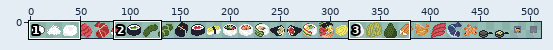
File history of a sprite sheet, images/objects.png. Above, an overview of the earlier version with the close-up marked.
Close-up. Old version:
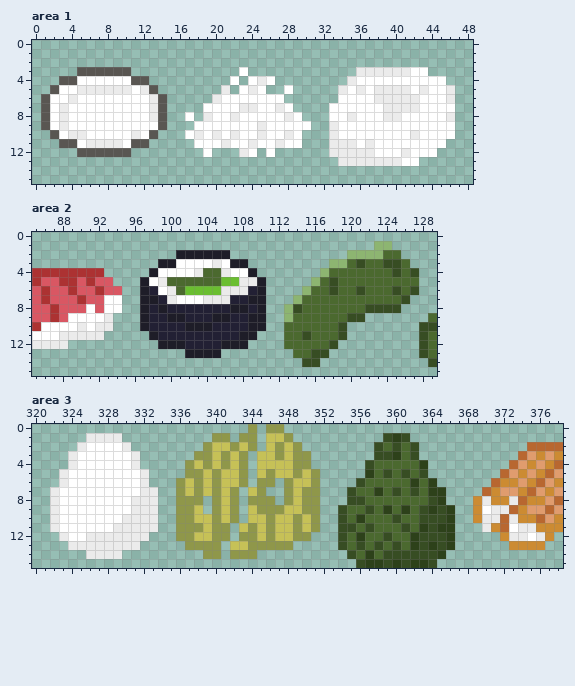
The file is 512x16 pixels. Colours within 5 levels of each other are drawn and written as one. Shown: area 1: x 0..48, y 0..15; area 2: x 85..129, y 0..15; area 3: x 320..378, y 0..15. The wide view leaves out empty margins. The commit also changed other parts of the picture, which this record leaves out.
After the commit:
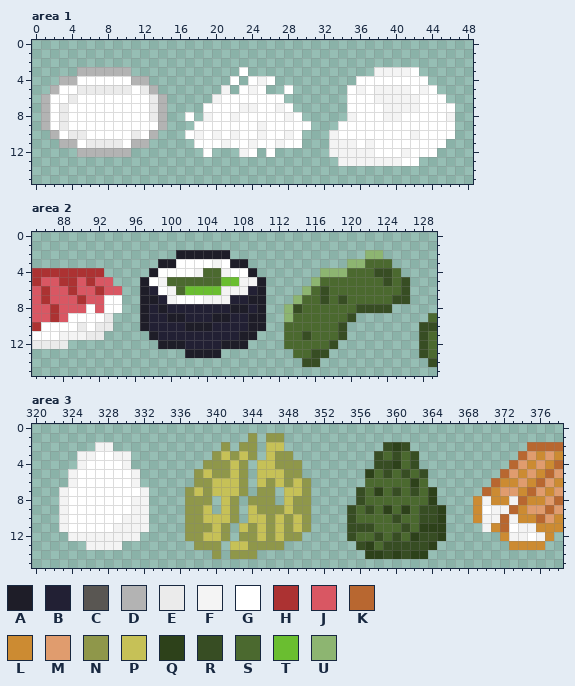
Palette (. is transparent): A #1e1d28  B #222034  C #595652  D #b3b3b3  E #ebebeb  F #f4f4f4  G #ffffff  H #ac3232  J #d95763  K #b86730  L #cc8b32  M #e09c6e  N #8f974a  P #c6c157  Q #2d411a  R #374d23  S #4b692f  T #6abe30  U #8db571
What changed:
Changed rows in their new state; - is an unchanged pixel.
Area 1:
first column x 1:
 3 ----DDDDDD-------------------------..FFFF-.---
 4 --DD------DD------------F---------.--------..-
 5 -D----------D-------F--F---------.-F-FFFF-F-..
 6 D------------D-----F-------------.---FFFFF---.
 7 D------------D--------FF--F-----..----FFFF----
 8 D------------D----F--F-----F----..F---FF-----F
 9 D------------D----------F-------.-------------
10 -D----------D----F-F-F--F--F----F--------F----
11 --DD------DD--------F--F--F-----FFF-F---------
12 ----DDDDDD------------F---------FFFFF---F-----
13 ---------------------------------FFFFFFF------
Area 2:
first column x 88:
 1 -----------------------------------..---
 2 --------------------------------..--..--
 3 -----------------F------------..UU--S..-
 4 ---------------F--F-----------UU---RRS..
 5 -----------F--------FF--------S-----R-R.
 6 ------------F-----FFF--------RS--S---SR.
 7 ------------F---FFF----------R-R-----R--
 8 ---------------------------------R---.--
 9 ---------------------------------.------
11 FFF-------------------------------------
Area 3:
first column x 322:
 0 ----------------------.-..-----------------------------
 1 ----....----------..-.--NN.----------...---------------
 2 ---..FF..--------..N.N---P..--------.RQR.--------------
 3 --.FF--FF.------..NPNPN.--N..--------SR----------------
 4 --.F----F.-----..-N------NN-.------.RRQ-R.-------------
 5 -.F------F.----.---N----P-N-..-------------------------
 6 -.F------F.---..-NP----P-P--N.----.-------.------------
 7 .F--------F.--.NPNP-PN.-N-P--.---.R--------.-----------
 8 .F-------FF.--.--N.-------PN-.---.--------Q.----F--F---
 9 .F-------FF.--.-NP.--------N-.--.R--------RQ.----FF----
10 .F------FFF.--.-N-P-------NPN.--.RS--------Q.---FF-F---
11 .F-----FFFF.--.--NP-------NPN.--.-R-------Q-.---F---FF-
12 -.FFFFFFFF.---.-N-P-------N-.---.RS-RSR----Q.------FF-F
13 --..FFFF..-----.----------.-----..-QSR-RR--..----------
14 ----....---------.---------------..-Q-Q-QQ..-----------
15 ----------------------------------.........------------
